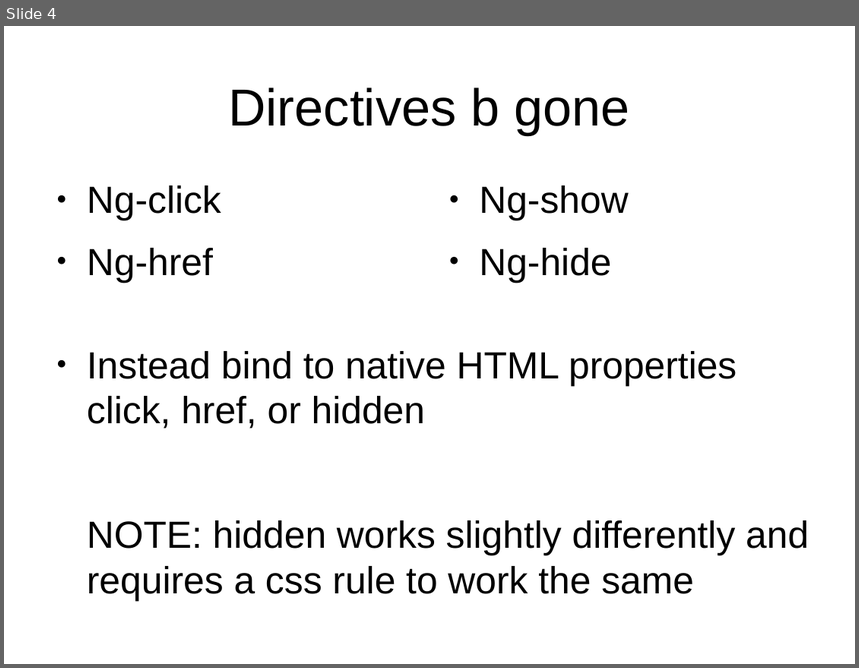
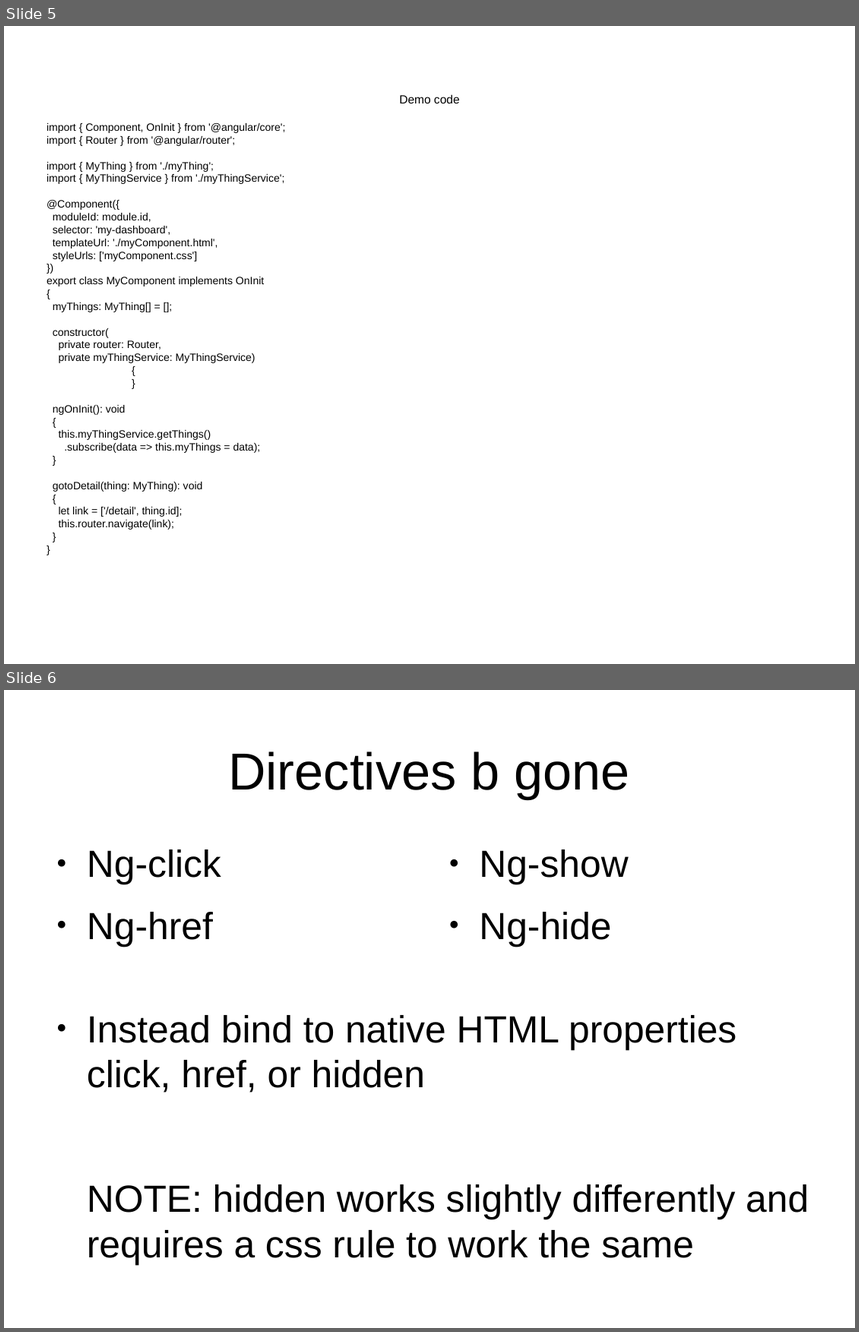
Before and after one commit to trognus/devcon2016, a slide deck: devconNg2.odp. Shown one above the other, each under a label of ours: slide 4 before the commit, slides 5 and 6 after it. The pictures are 859x668 and 859x1332 pixels, drawn with LibreOffice and Linux fonts; fonts in the diff are those of the drawing. Boxes give left, top, right and bottom in pixels: in the first picture for what was removed or moved away, otherwise in the second. Text is boxed around its words. In the diff, an @@ line names an element or a change of style, - is before the commit and + after.

```diff
--- a/devconNg2.odp
+++ b/devconNg2.odp
@@ slide 5 added at bbox=[4, 26, 855, 664], background #FFFFFF @@
@@ subtitle added at bbox=[47, 94, 460, 530], 9 pt, text #000000 @@
+Demo code
+import { Component, OnInit } from '@angular/core';
+import { Router } from '@angular/router';
+import { MyThing } from './myThing';
+import { MyThingService } from './myThingService';
+@Component({
+moduleId: module.id,
+selector: 'my-dashboard',
+templateUrl: './myComponent.html',
+styleUrls: ['myComponent.css']
+})
+export class MyComponent implements OnInit
+{
+myThings: MyThing[] = [];
+constructor(
+private router: Router,
+private myThingService: MyThingService)
+{
+}
+ngOnInit(): void
+{
+this.myThingService.getThings()
+.subscribe(data => this.myThings = data);
+}
+gotoDetail(thing: MyThing): void
+{
+let link = ['/detail', thing.id];
+this.router.navigate(link);
+}
+}
@@ what was slide 4 is now slide 6 @@
```
Also in this commit, not shown: 1 slide changed, 3 other slides added, 2 slides removed, 1 other file.
